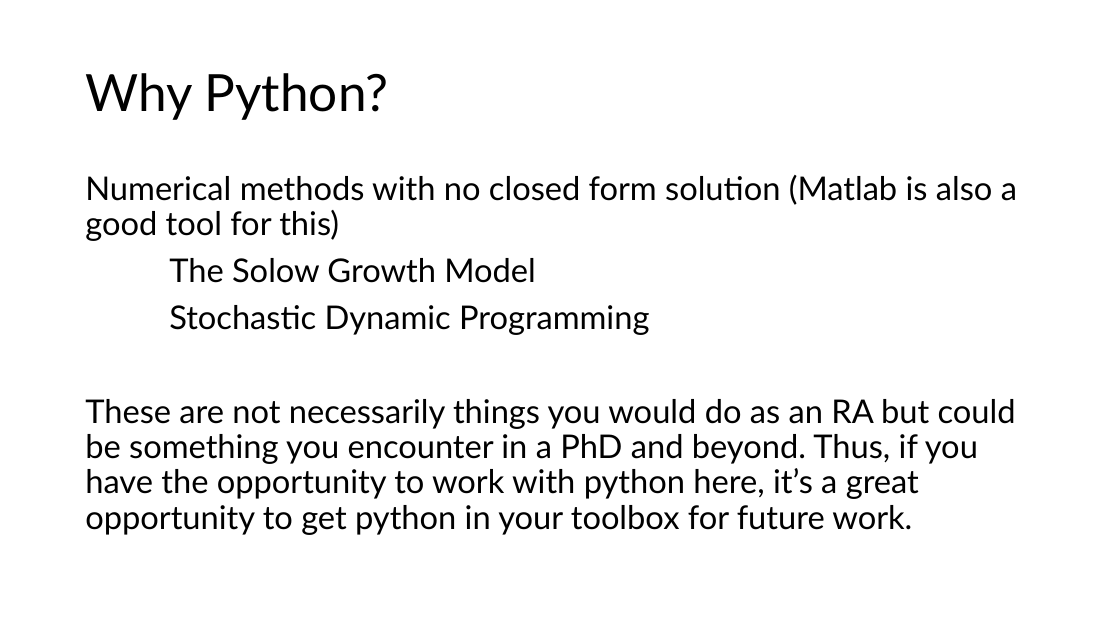
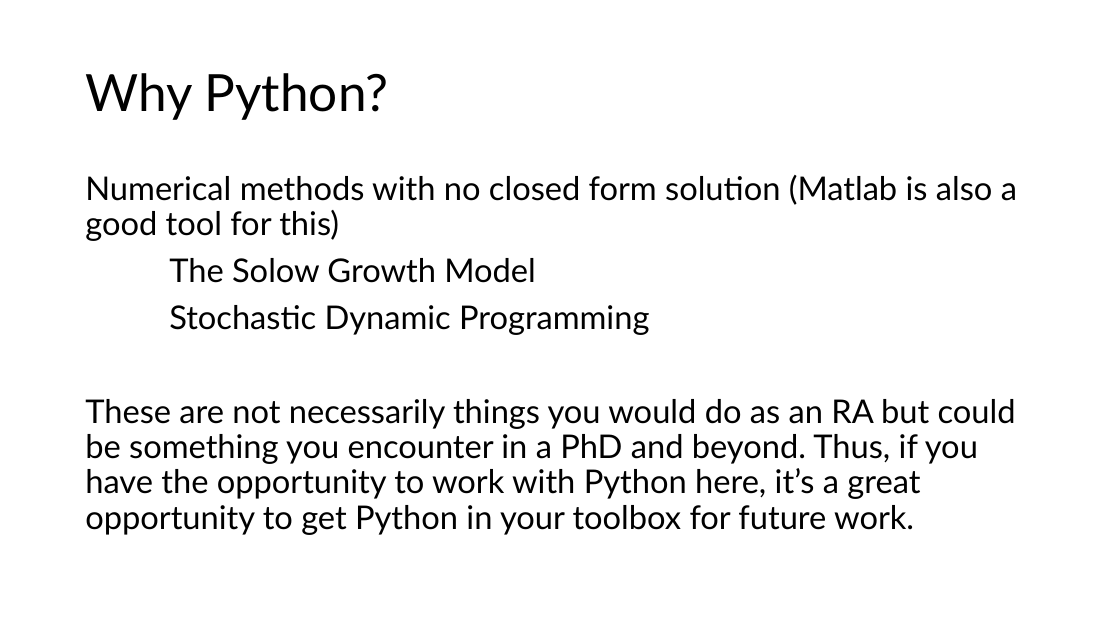
Before and after one commit to yixinsun1216/epic_orientation, a slide deck: slide 2 of Python/python_presentation.pptx. Drawn at 1120x630 pixels with LibreOffice and Linux fonts; fonts in the diff are those of the drawing. Boxes give left, top, right and bottom in pixels: in the first picture for what was removed or moved away, otherwise in the second. Text is boxed around its words. In the diff, an @@ line names an element or a change of style, - is before the commit and + after.

Commit message:
python now done

```diff
--- a/Python/python_presentation.pptx
+++ b/Python/python_presentation.pptx
@@ text at bbox=[85, 399, 1016, 535]: text changed @@
-These are not necessarily things you would do as an RA but could be something you encounter in a PhD and beyond. Thus, if you have the opportunity to work with python here, it’s a great opportunity to get python in your toolbox for future work.
+These are not necessarily things you would do as an RA but could be something you encounter in a PhD and beyond. Thus, if you have the opportunity to work with Python here, it’s a great opportunity to get Python in your toolbox for future work.
```
Also in this commit, not shown: 1 other slide changed, 2 slides added, 4 slides removed, 2 other files.
